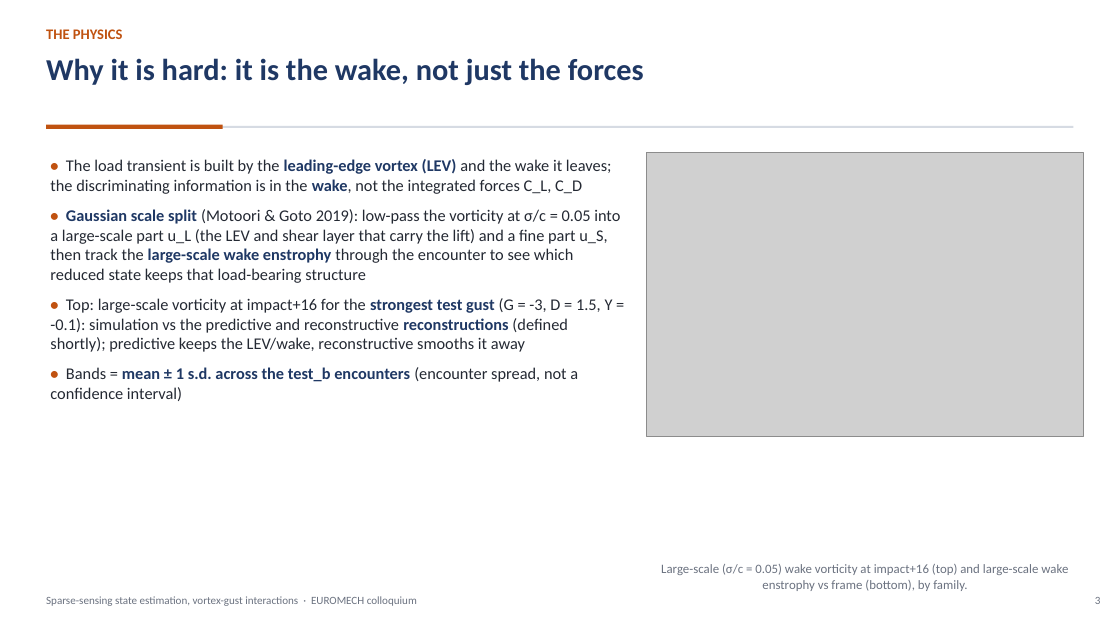
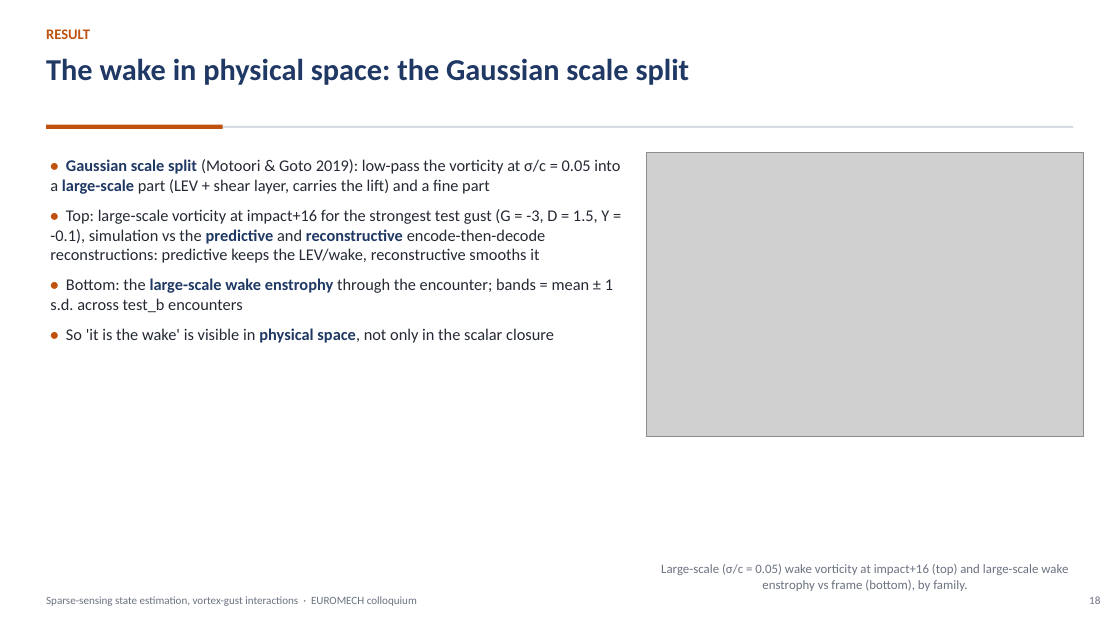
Before and after one commit to sanmi90/GUST-JEPA, a slide deck: slide 18 of paper/talk/euromech_gust_jepa.pptx (slide 3 before the commit). Drawn at 1120x630 pixels with LibreOffice and Linux fonts; fonts in the diff are those of the drawing; grey boxes stand for pictures. Boxes give left, top, right and bottom in pixels: in the first picture for what was removed or moved away, otherwise in the second. Text is boxed around its words. In the diff, an @@ line names an element or a change of style, - is before the commit and + after.

```diff
--- a/paper/talk/euromech_gust_jepa.pptx
+++ b/paper/talk/euromech_gust_jepa.pptx
@@ text at [46,29,90,39]: text changed @@
-THE PHYSICS
+RESULT
@@ text at [46,58,690,85]: text changed @@
-Why it is hard: it is the wake, not just the forces
+The wake in physical space: the Gaussian scale split
@@ text at [50,159,620,343]: text changed @@
-• The load transient is built by the leading-edge vortex (LEV) and the wake it leaves; the discriminating information is in the wake, not the integrated forces C_L, C_D
-• Gaussian scale split (Motoori & Goto 2019): low-pass the vorticity at σ/c = 0.05 into a large-scale part u_L (the LEV and shear layer that carry the lift) and a fine part u_S, then track the large-scale wake enstrophy through the encounter to see which reduced state keeps that load-bearing structure
-• Top: large-scale vorticity at impact+16 for the strongest test gust (G = -3, D = 1.5, Y = -0.1): simulation vs the predictive and reconstructive reconstructions (defined shortly); predictive keeps the LEV/wake, reconstructive smooths it away
-• Bands = mean ± 1 s.d. across the test_b encounters (encounter spread, not a confidence interval)
+• Gaussian scale split (Motoori & Goto 2019): low-pass the vorticity at σ/c = 0.05 into a large-scale part (LEV + shear layer, carries the lift) and a fine part
+• Top: large-scale vorticity at impact+16 for the strongest test gust (G = -3, D = 1.5, Y = -0.1), simulation vs the predictive and reconstructive encode-then-decode reconstructions: predictive keeps the LEV/wake, reconstructive smooths it
+• Bottom: the large-scale wake enstrophy through the encounter; bands = mean ± 1 s.d. across test_b encounters
+• So 'it is the wake' is visible in physical space, not only in the scalar closure
@@ text at [1089,596,1100,604]: text changed @@
-3
+18
```
Also in this commit, not shown: 17 other slides changed, 1 slide added, 1 slide removed, 7 other files.
